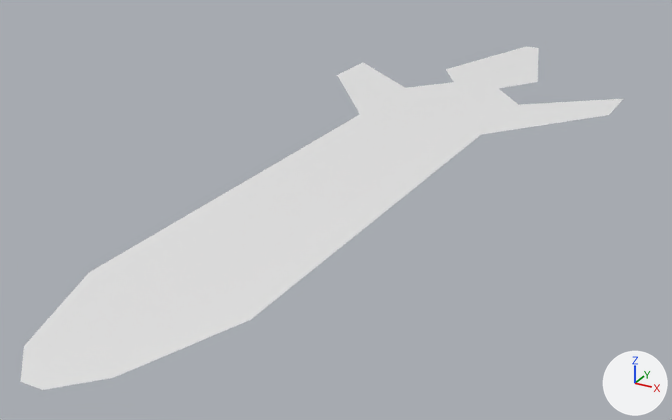
A saved change to the Blender file game/models/missile.blend.
Both versions are drawn from a camera (50 mm lens) standing at (0.0261, -0.052, 0.0216) and looking at (-0.0019, -0.0011, -0.0039). Every picture has the same lights, and +X, +Y and +Z are marked at lower right.

Names of what the first picture shows: 'body'.
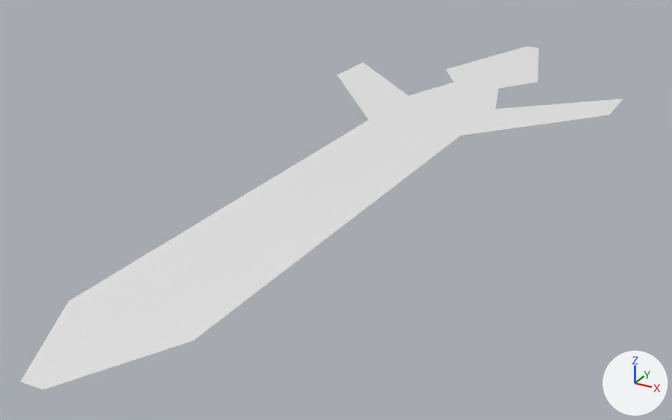
Commit message: Better missile

Where the change shows, as pixel boxes (x1, y1, x2, y2) in the pictures (672 x 420 px):
```json
{"object": "body", "change": "reshaped", "before": [20, 47, 623, 390], "after": [21, 47, 623, 390]}
{"part": 1, "of": "me_cube_001", "change": "cut back", "before": [25, 82, 518, 378], "after": [70, 83, 498, 341]}
```

Edits to the scene script, one JSON object a line:
```json
{"block": "me_cube_001", "where": "me_cube_001.from_pydata(...)  # 30 vertices, 18 faces; spans x -0.0115..0.0117, y -0.0303..0.0342, z 0.0"}
{"block": "me_cube_001", "where": "# used by ob_body; location = (0.0, 0.0, 0.0)"}
{"block": "me_cube_001", "where": "# verts and faces of me_cube_001; kept vertices keep their numbers, new ones are numbered from 30"}
{"block": "me_cube_001", "where": "# before: 0 (0.0049, -0.0216, 0.0) at pixel (250, 319), 1 (-0.0047, -0.0216, 0.0) at pixel (89, 272), 2 (0.0049, 0.0077, 0.0) at pixel (481, 134), 3 (-0.0047, 0.0077, 0.0) at pixel (359, 114), 4 (0.0026, -0.0282, 0.0) at pixel (113, 377)"}
{"block": "me_cube_001", "where": "# before: 5 (-0.0024, -0.0282, 0.0) at pixel (23, 346), 8 (0.0049, 0.0158, 0.0) at pixel (518, 104), 9 (-0.0047, 0.0158, 0.0) at pixel (405, 87), 14 (-0.0018, 0.0192, 0.0) at pixel (453, 82), 15 (0.0021, 0.0192, 0.0) at pixel (498, 88)"}
{"block": "me_cube_001", "where": "# before: 18 (0.0036, -0.0201, 0.0) at pixel (244, 298), 19 (-0.0033, -0.0201, 0.0) at pixel (130, 266), 20 (0.0036, 0.0076, 0.0) at pixel (462, 131), 21 (-0.0033, 0.0076, 0.0) at pixel (375, 117), 22 (0.0036, 0.0146, 0.0) at pixel (496, 106)"}
{"block": "me_cube_001", "where": "# before: 23 (-0.0033, 0.0146, 0.0) at pixel (414, 93), 24 (-0.0013, 0.0175, 0.0) at pixel (452, 88), 25 (0.0015, 0.0175, 0.0) at pixel (484, 92)"}
{"block": "me_cube_001", "change": "me_cube_001 part 1"}
{"op": "add", "block": "me_cube_001", "code": "delete_vertices([0, 1, *range(18, 26)])  # with the faces that use them"}
{"op": "add", "block": "me_cube_001", "code": "verts[2] = (0.0038, 0.0068, 0.0)  # moved, pixel (460, 135)"}
{"op": "add", "block": "me_cube_001", "code": "verts[3] = (-0.0035, 0.0068, 0.0)  # moved, pixel (368, 119)"}
{"op": "add", "block": "me_cube_001", "code": "verts[8] = (0.0038, 0.0138, 0.0)  # moved, pixel (495, 108)"}
{"op": "add", "block": "me_cube_001", "code": "verts[9] = (-0.0035, 0.0138, 0.0)  # moved, pixel (408, 95)"}
{"op": "add", "block": "me_cube_001", "code": "verts[5] = (-0.0035, -0.0243, 0.0)  # moved, pixel (68, 301)"}
{"op": "add", "block": "me_cube_001", "code": "verts[4] = (0.0038, -0.0243, 0.0)  # moved, pixel (193, 340)"}
{"op": "add", "block": "me_cube_001", "code": "verts[30] = (0.0038, -0.0243, 0.0)  # pixel (193, 340)"}
{"op": "add", "block": "me_cube_001", "code": "verts[31] = (-0.0035, -0.0243, 0.0)  # pixel (68, 301)"}
{"op": "add", "block": "me_cube_001", "code": "faces += [(2, 30, 31, 3), (8, 9, 14, 15), (2, 3, 9, 8), (4, 5, 31, 30)]"}
```
